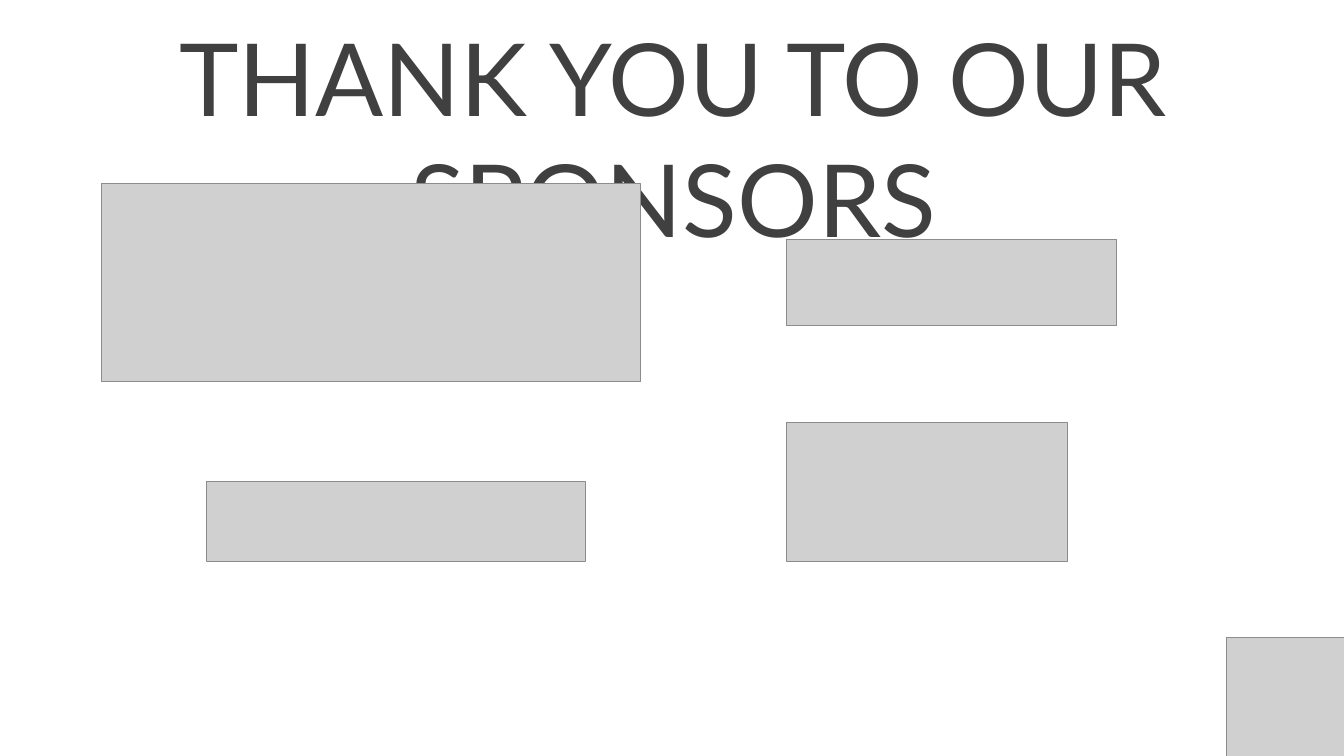
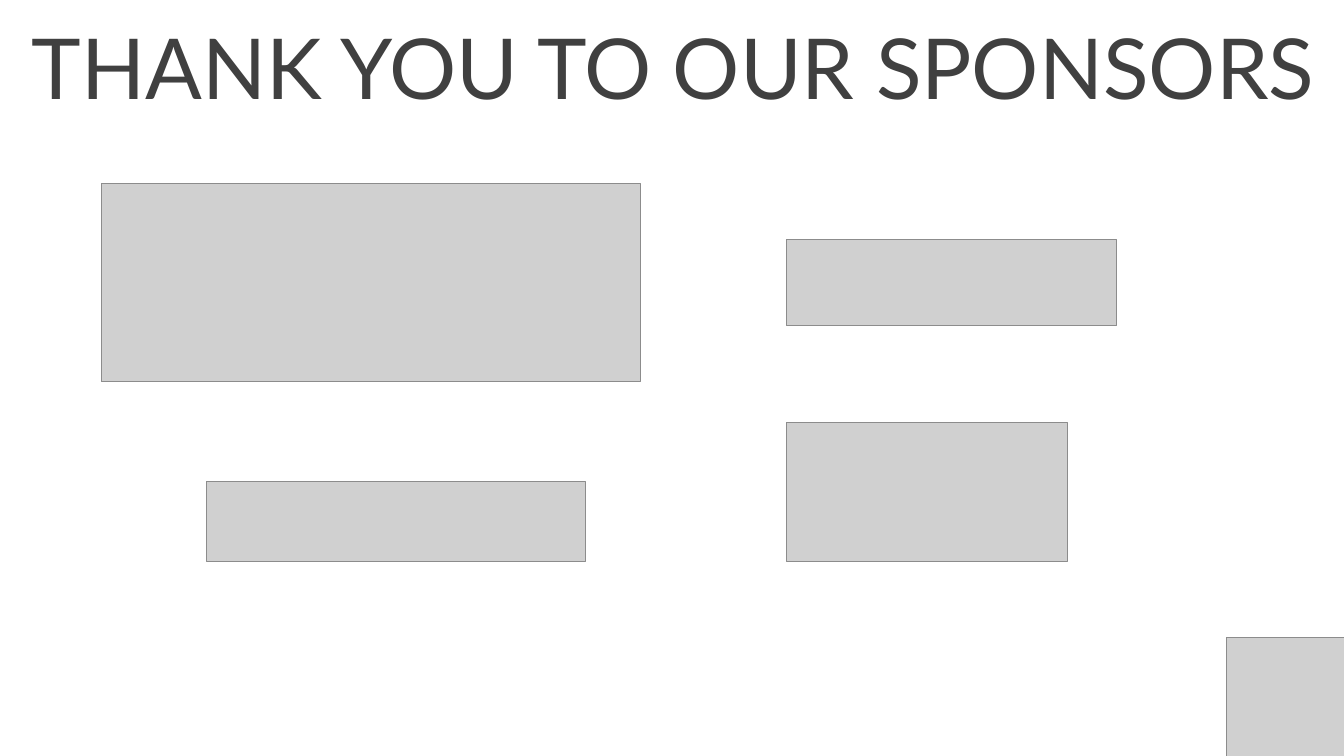
Before and after one commit to SQLDBAWithABeard/Presentations, a slide deck: slide 9 of TUGAIT 2017 dbatools/dbatools - SQL Server and PowerShell together.pptx. Drawn at 1344x756 pixels with LibreOffice and Linux fonts; fonts in the diff are those of the drawing; grey boxes stand for pictures; background and template pictures are left out. Boxes give left, top, right and bottom in pixels: in the first picture for what was removed or moved away, otherwise in the second. Text is boxed around its words. In the diff, an @@ line names an element or a change of style, - is before the commit and + after.

```diff
--- a/TUGAIT 2017 dbatools/dbatools - SQL Server and PowerShell together.pptx
+++ b/TUGAIT 2017 dbatools/dbatools - SQL Server and PowerShell together.pptx
@@ text "THANK YOU TO OUR SPONSORS" at (x1=32, y1=38, x2=1314, y2=100): size 72 to 60 pt @@
```
Also in this commit, not shown: 3 other slides changed, 2 other files.
